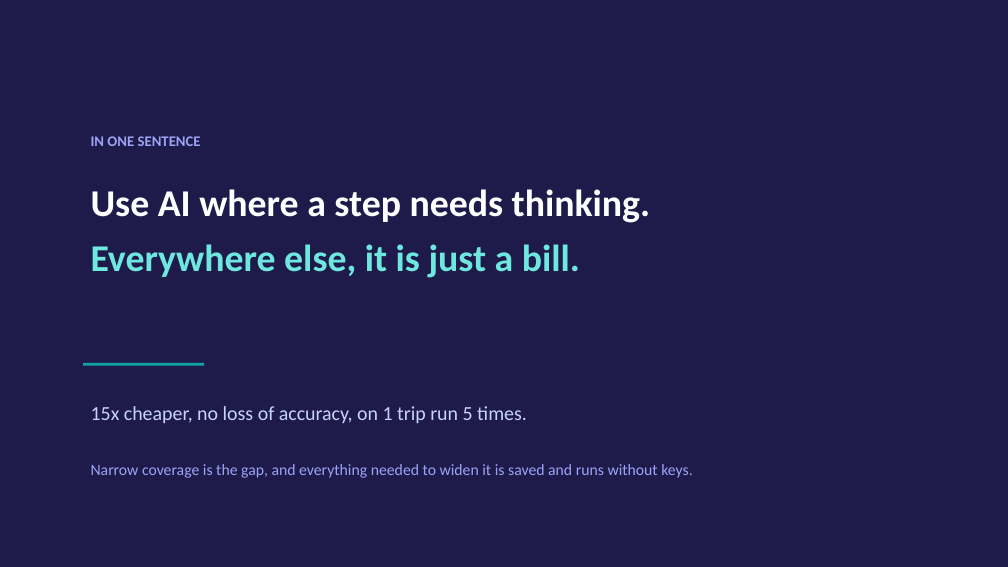
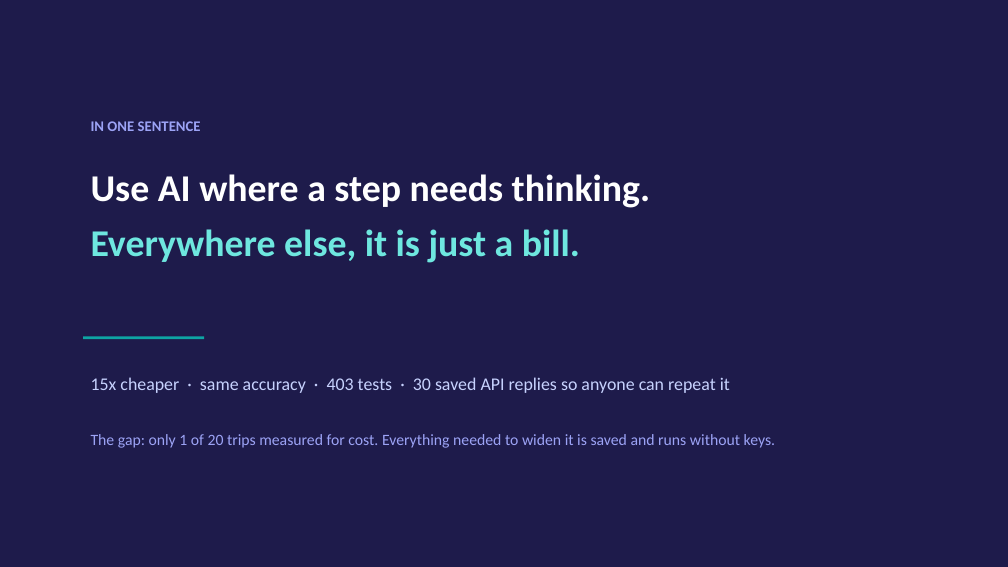
Before and after one commit to sherali143/Trip-Planner, a slide deck: slide 10 of submission/CMP7200_Viva_Presentation.pptx (slide 15 before the commit). Drawn at 1008x567 pixels with LibreOffice and Linux fonts; fonts in the diff are those of the drawing. Boxes give left, top, right and bottom in pixels: in the first picture for what was removed or moved away, otherwise in the second. Text is boxed around its words. In the diff, an @@ line names an element or a change of style, - is before the commit and + after.

```diff
--- a/submission/CMP7200_Viva_Presentation.pptx
+++ b/submission/CMP7200_Viva_Presentation.pptx
@@ text "IN ONE SENTENCE": place and size @@
-text "IN ONE SENTENCE" at bbox=[91, 136, 201, 146]
+text "IN ONE SENTENCE" at bbox=[91, 121, 201, 131]
@@ text "Use AI where a step ...": place and size @@
-text "Use AI where a step ..." at bbox=[91, 189, 651, 278]
+text "Use AI where a step ..." at bbox=[91, 174, 651, 263]
@@ rectangle: place and size @@
-rectangle at bbox=[83, 363, 204, 366]
+rectangle at bbox=[83, 337, 204, 340]
@@ text at bbox=[91, 377, 775, 448]: text changed @@
-15x cheaper, no loss of accuracy, on 1 trip run 5 times.
-Narrow coverage is the gap, and everything needed to widen it is saved and runs without keys.
+15x cheaper · same accuracy · 403 tests · 30 saved API replies so anyone can repeat it
+The gap: only 1 of 20 trips measured for cost. Everything needed to widen it is saved and runs without keys.
```
Also in this commit, not shown: 5 other slides changed, 4 slides added, 9 slides removed, 3 other files.
